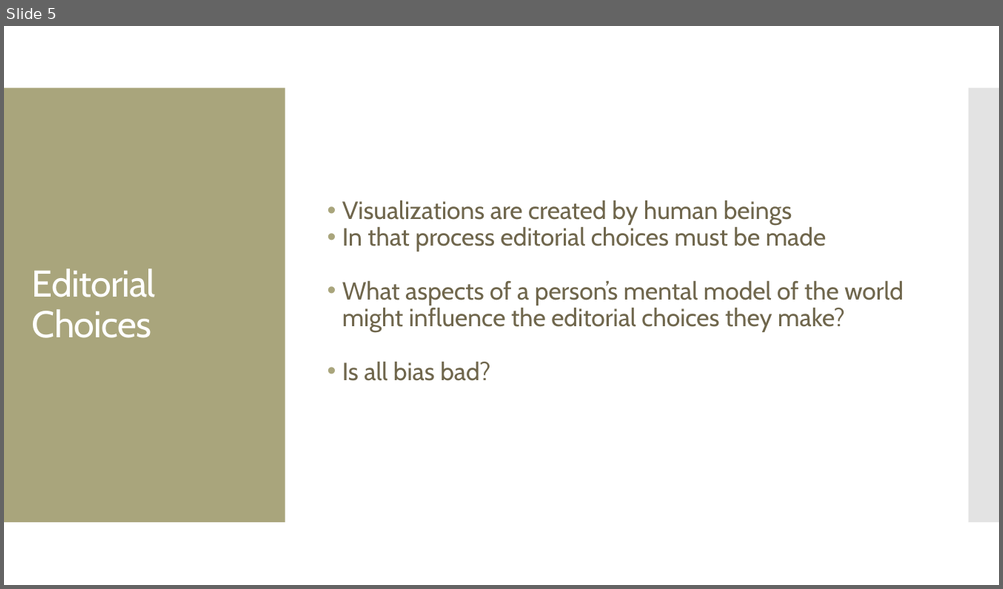
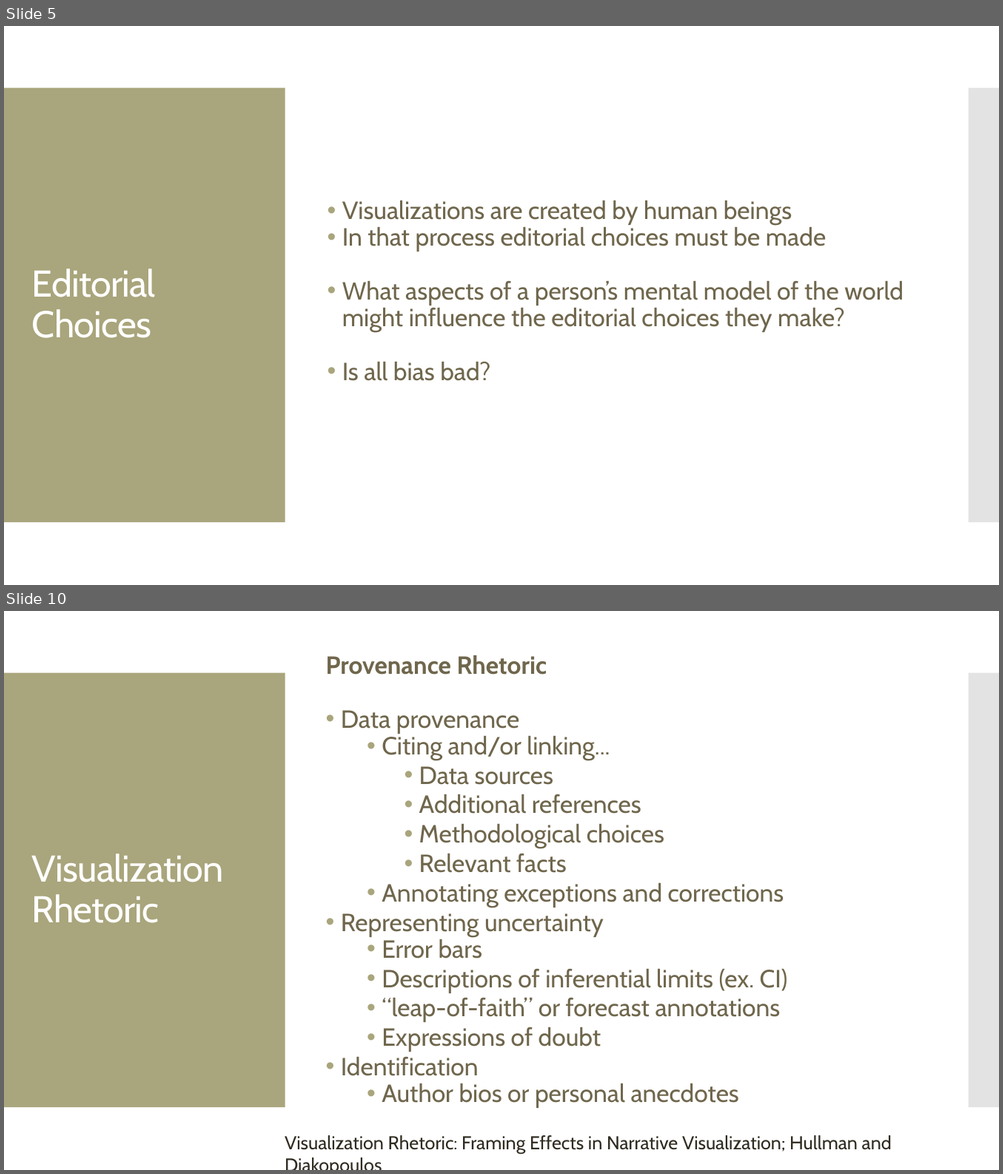
Before and after one commit to amosca01/SDS-CSC109, a slide deck: slides/14-persuasive-vis.pptx. Shown one above the other, each under a label of ours: slide 5 before the commit, slides 5 and 10 after it; the slides between them are not shown. The pictures are 1003x589 and 1003x1174 pixels, drawn with LibreOffice and Linux fonts; fonts in the diff are those of the drawing. Boxes give left, top, right and bottom in pixels: in the first picture for what was removed or moved away, otherwise in the second. Text is boxed around its words. In the diff, an @@ line names an element or a change of style, - is before the commit and + after.

```diff
--- a/slides/14-persuasive-vis.pptx
+++ b/slides/14-persuasive-vis.pptx
@@ slide 10 added at box(4, 611, 999, 1170), background #FFFFFF; not listed: 2 template elements that a slide beside it also shows @@
@@ text added at box(326, 655, 788, 1108), 24 pt, text #6F664C @@
+Provenance Rhetoric
+• Data provenance
+  • Citing and/or linking...
+    • Data sources
+    • Additional references
+    • Methodological choices
+    • Relevant facts
+  • Annotating exceptions and corrections
+• Representing uncertainty
+  • Error bars
+  • Descriptions of inferential limits (ex. CI)
+  • “leap-of-faith” or forecast annotations
+  • Expressions of doubt
+• Identification
+  • Author bios or personal anecdotes
@@ title added at box(32, 854, 223, 923), 36 pt, text #FFFFFF @@
+Visualization Rhetoric
@@ text added at box(284, 1136, 891, 1154), 18 pt, text #2F2B20 @@
+Visualization Rhetoric: Framing Effects in Narrative Visualization; Hullman and Diakopoulos
```
Also in this commit, not shown: 3 slides changed, 10 other slides added, 12 other files.
